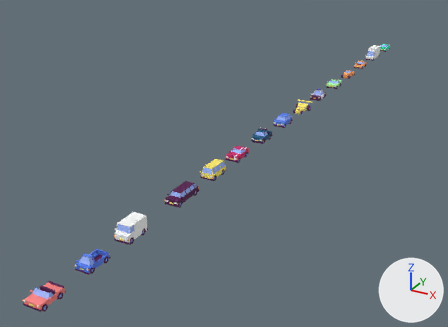
The glTF model models/cars_big_set.glb: old version first, new version second.
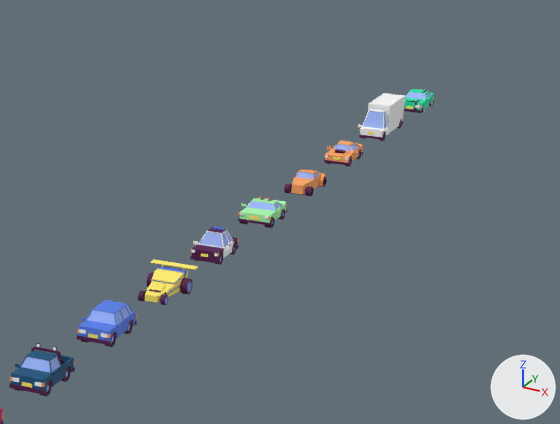
The first picture shows the older version from a 50 mm camera at (22.4, -20.3, 20.9) aimed at (-5.5, 30.5, -4.6). The close-ups show both versions on the part from 55% to 96% of the width and 5% to 47% of the height of that picture; other places that the commit changed are outside them. Every picture has the same lights, and +X, +Y and +Z are marked at lower right. Where no turn or scale is listed for an object, it has been applied to the vertices.

In view in the first close-up: 'car_charger', 'car_daily', 'car_dragster', 'car_hotwheels_orange', 'car_overstanced', 'car_pickup', 'car_police', 'car_removals', 'car_sports_skiis', 'wheel_fl.010'.
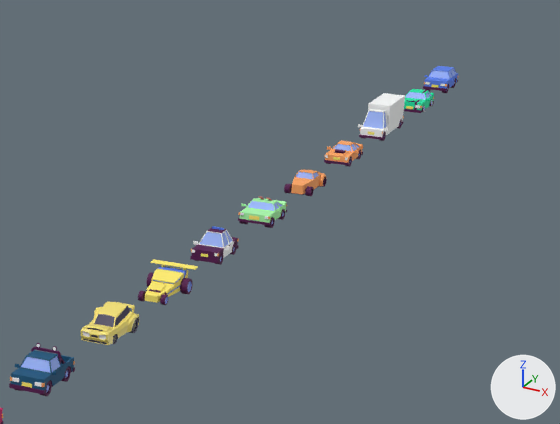
The edits, one by one:
Picture 'island_joy_palette_vertical' (img_island_joy_palette_vertical) is new.
Material 'Material.001' (mat_material_001) is new.
Its texture is img_island_joy_palette_vertical.
Its roughness is 0.4.
Mesh me_cube_037 is new.
It has 96 vertices, 188 faces and spans x -0.101..0.12, y -0.241..0.241, z -0.241..0.241.
It uses material mat_material_001 (picture img_island_joy_palette_vertical).
Mesh me_cube_040 is new.
It has 770 vertices, 1538 faces and spans x -0.71..0.71, y -1.15..1.17, z 0.12..0.95.
It uses material mat_material_001 (picture img_island_joy_palette_vertical).
Object 'car_daily' (ob_car_daily) moves from (0.0, 32.33, 0.0) to (0.0, 72.33, 0.0).
Object 'wheel_fl.010' (ob_wheel_fl_010) moves from (0.46, 31.69, 0.22) to (0.46, 71.69, 0.22).
Object 'wheel_bl.015' (ob_wheel_bl_015) is new; it shows me_cube_037.
Its location is (0.54, 33.12, 0.26).
Object 'car_beemer' (ob_car_beemer) is new; it shows me_cube_040.
Its location is (0.0, 32.5, 0.0).

Location of each change, [x1, y1, x2, y2] in pixels of the close-ups (560 x 424 px):
'car_daily', moved: before [77, 300, 137, 345]; after [423, 66, 458, 91]
'car_beemer', added (yellow): after [81, 302, 139, 345]
'wheel_fl.010', moved: before [105, 333, 116, 347]; after [442, 84, 449, 93]
'wheel_bl.015', added: after [129, 319, 138, 333]
